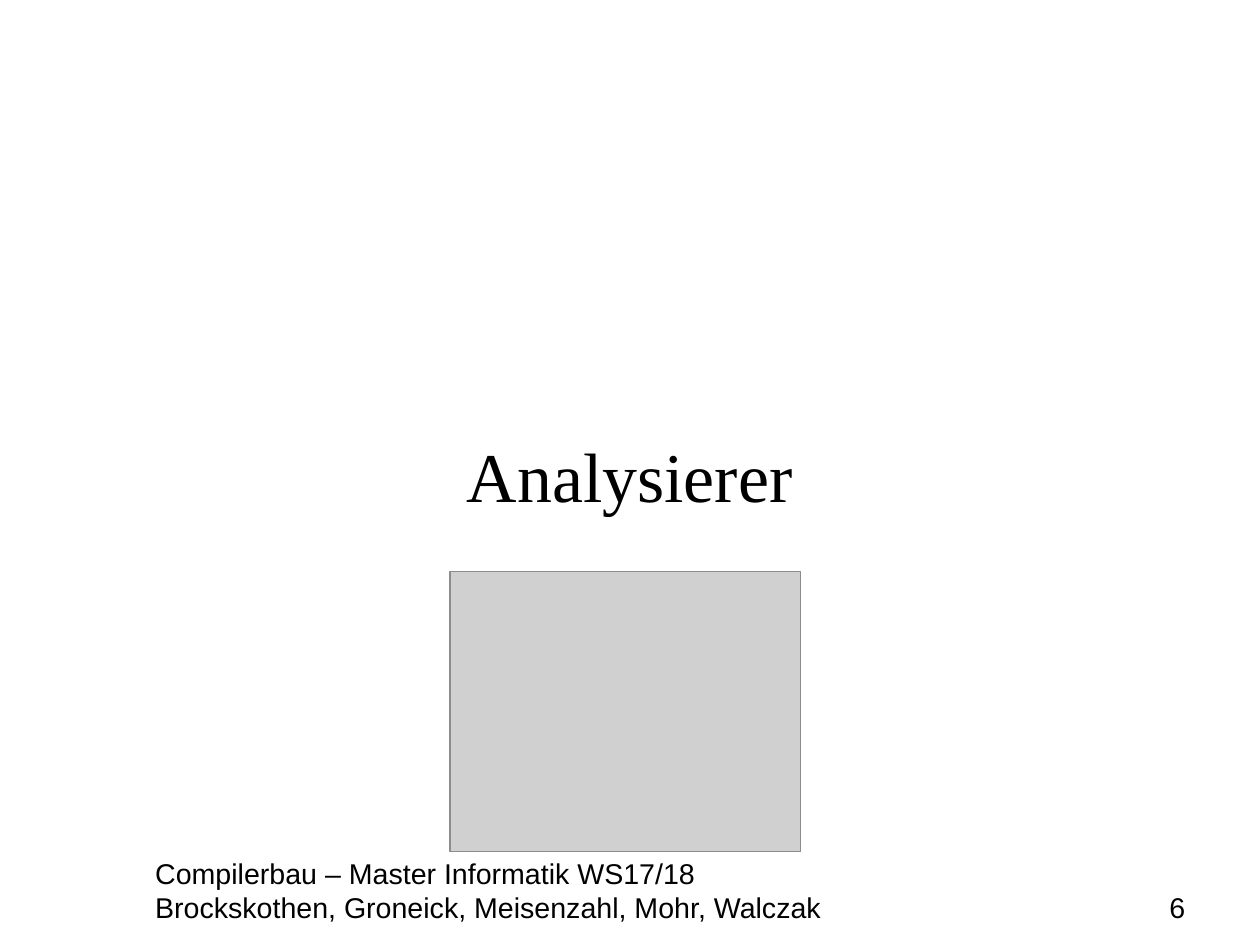
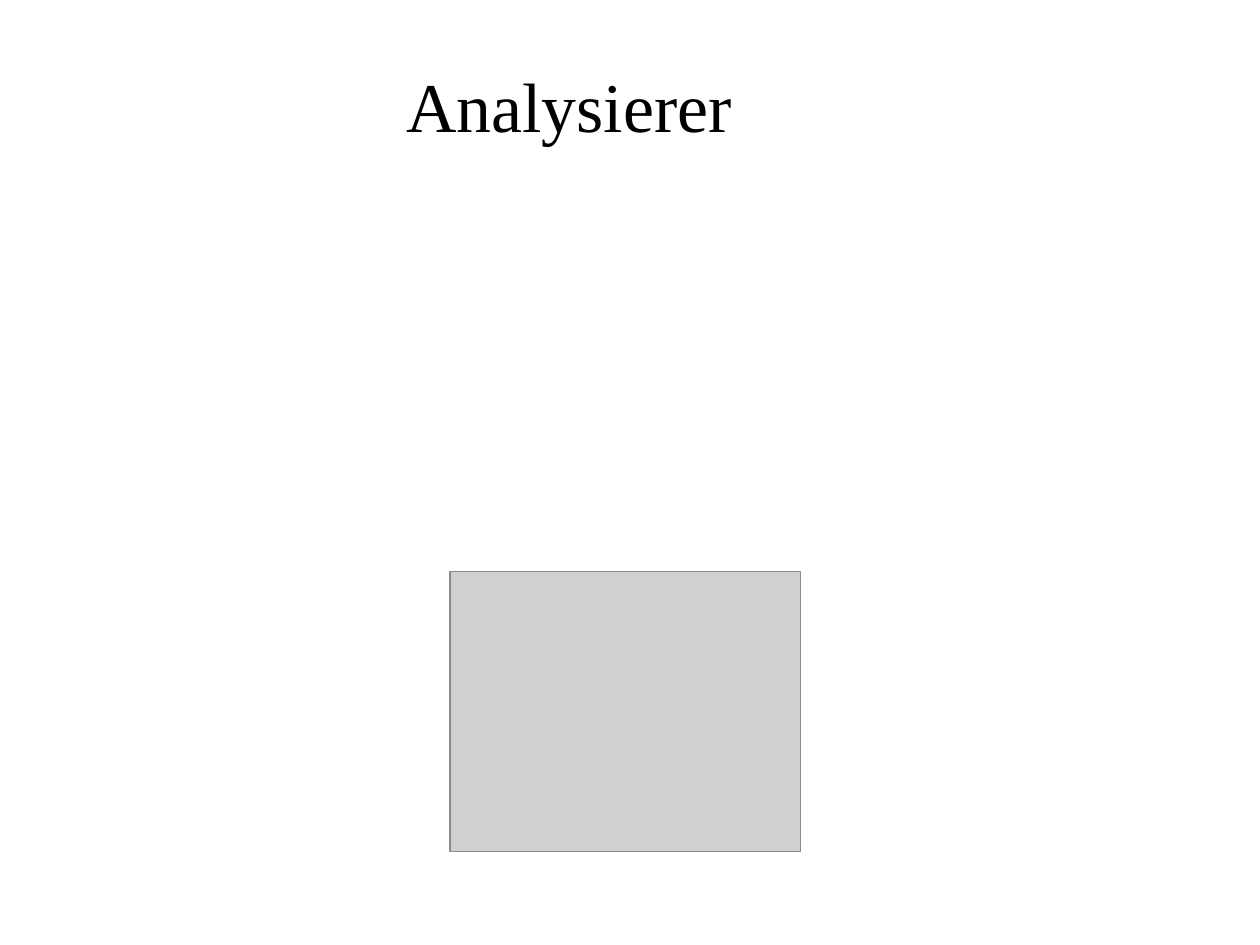
Before and after one commit to MasterInformatikHsBochum/Eine-deutsche-Praesentation, a slide deck: slide 6 of Präsentation.odp. Drawn at 1260x945 pixels with LibreOffice and Linux fonts; fonts in the diff are those of the drawing; grey boxes stand for pictures; background and template pictures are left out. Boxes give left, top, right and bottom in pixels: in the first picture for what was removed or moved away, otherwise in the second. Text is boxed around its words. In the diff, an @@ line names an element or a change of style, - is before the commit and + after.

```diff
--- a/Präsentation.odp
+++ b/Präsentation.odp
@@ title "Analysierer" moved from (x1=467, y1=453, x2=793, y2=516) to (x1=406, y1=83, x2=732, y2=146) @@
@@ text removed at (x1=155, y1=863, x2=1185, y2=922) @@
-Compilerbau – Master Informatik WS17/18
-Brockskothen, Groneick, Meisenzahl, Mohr, Walczak 6
```
Also in this commit, not shown: 11 other slides changed, 1 other file.
